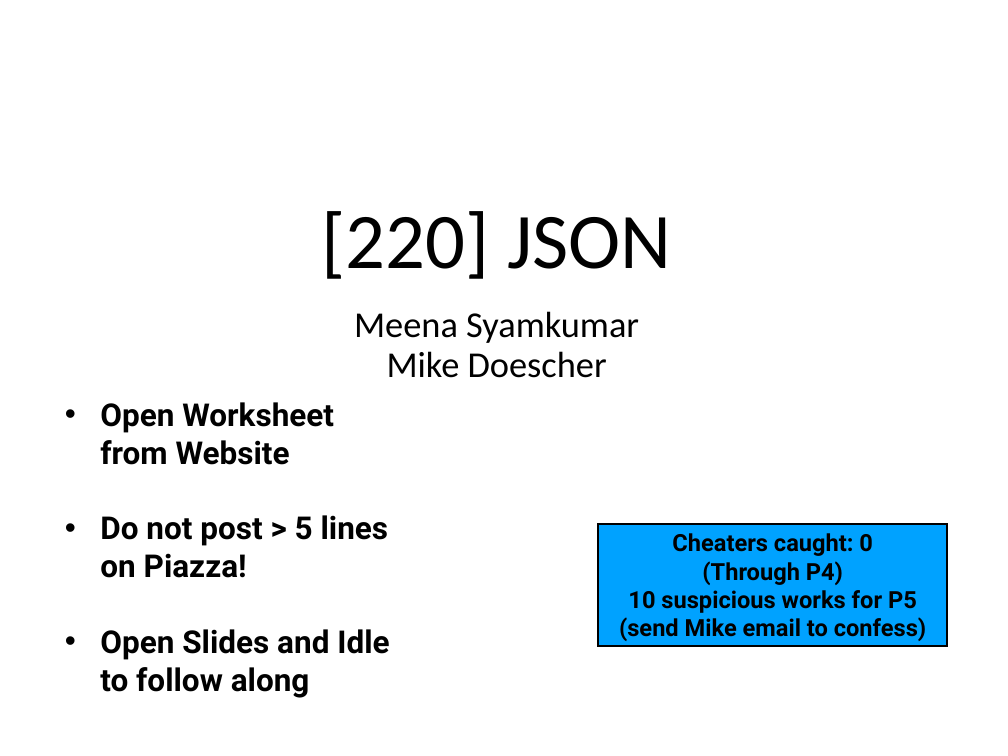
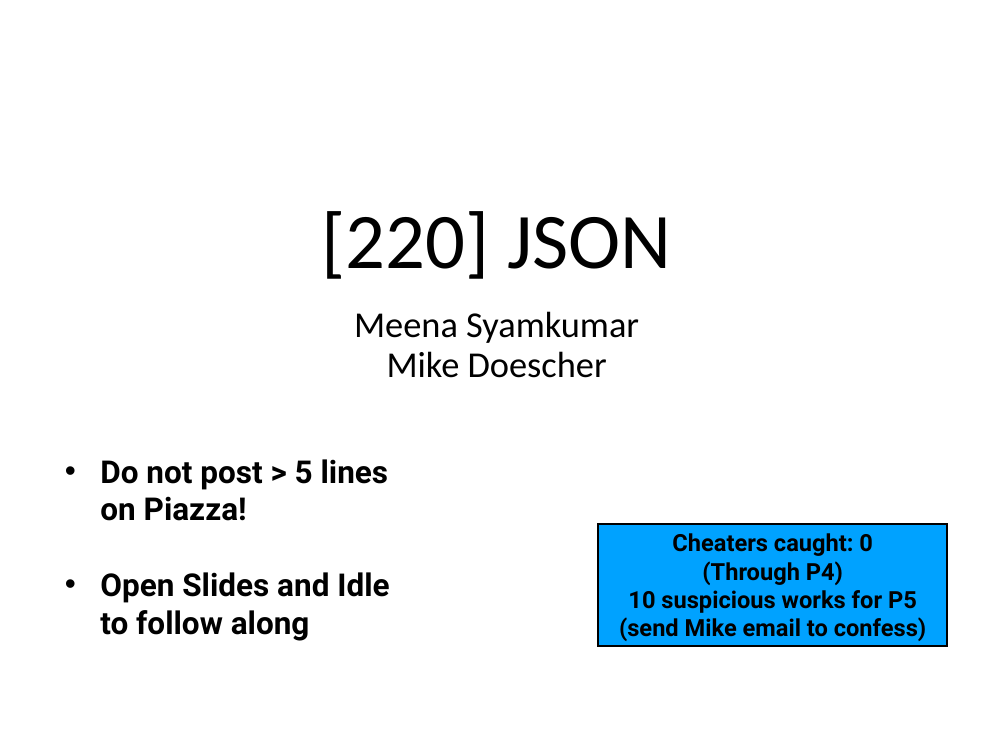
Before and after one commit to rogersjeffreyl/caraza-harter-com, a slide deck: slide 1 of tyler/meena/cs220/s20/materials/lec_20_S20.pptx. Drawn at 1008x756 pixels with LibreOffice and Linux fonts; fonts in the diff are those of the drawing. Boxes give left, top, right and bottom in pixels: in the first picture for what was removed or moved away, otherwise in the second. Text is boxed around its words. In the diff, an @@ line names an element or a change of style, - is before the commit and + after.

```diff
--- a/tyler/meena/cs220/s20/materials/lec_20_S20.pptx
+++ b/tyler/meena/cs220/s20/materials/lec_20_S20.pptx
@@ text at (100, 402, 334, 465): paragraph removed @@
-• Open Worksheet from Website
@@ text "Do not post > 5 ...": place and size @@
-text "Do not post > 5 ..." at (100, 402, 389, 698)
+text "Do not post > 5 ..." at (100, 459, 389, 641)
```
Also in this commit, not shown: 1 other file.
